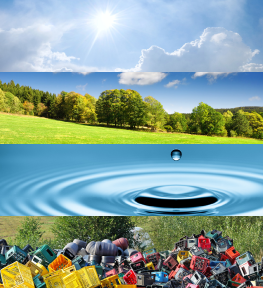
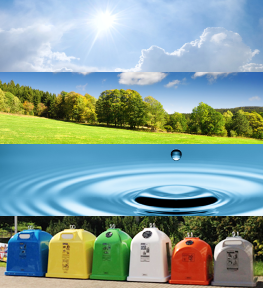
Layered file, before and after one edit (263x288). Changes by layer:
added layer "Vrstva 1" above "Layer 4" over (0, 216, 263, 288)
